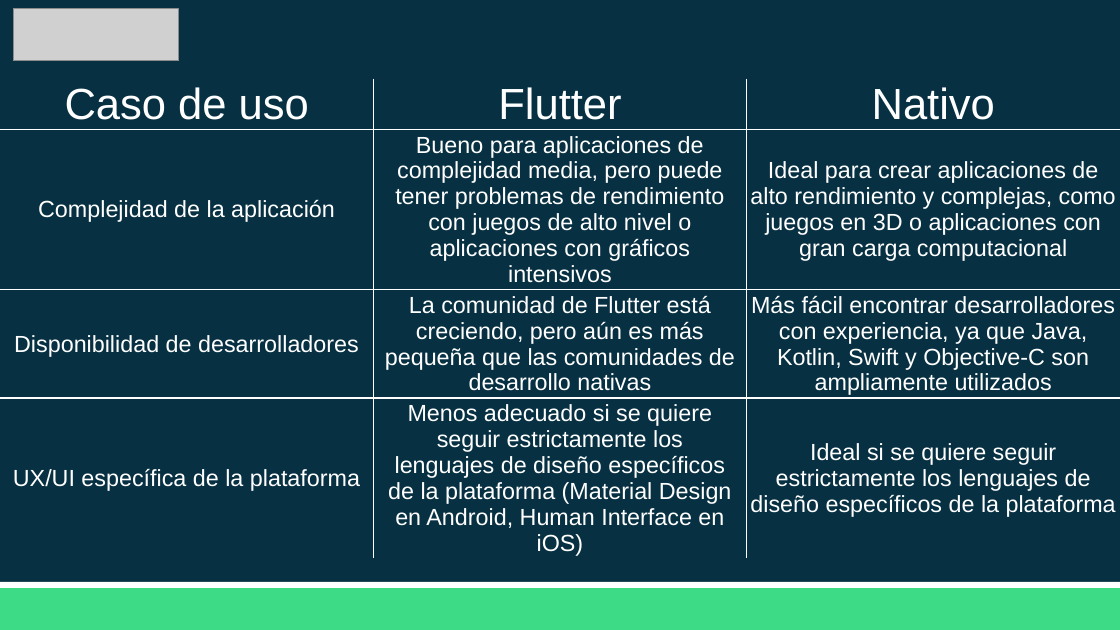
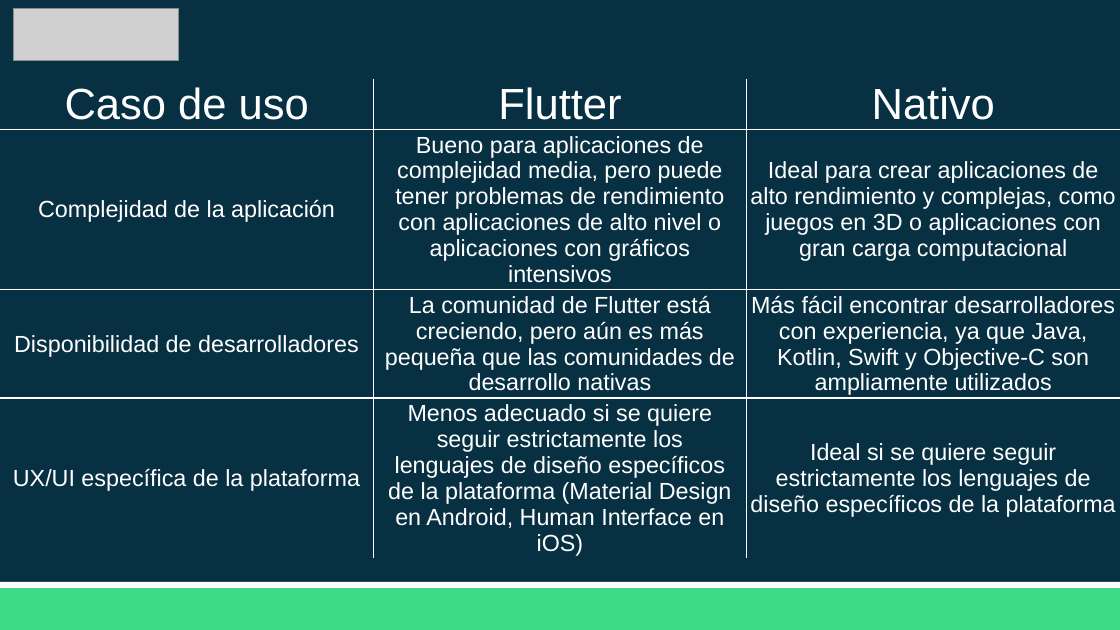
Before and after one commit to Juli0931/AppMoviles241, a slide deck: slide 36 of 0. Curso/Curso.pptx. Drawn at 1120x630 pixels with LibreOffice and Linux fonts; fonts in the diff are those of the drawing; grey boxes stand for pictures. Boxes give left, top, right and bottom in pixels: in the first picture for what was removed or moved away, otherwise in the second. Text is boxed around its words. In the diff, an @@ line names an element or a change of style, - is before the commit and + after.

```diff
--- a/0. Curso/Curso.pptx
+++ b/0. Curso/Curso.pptx
@@ table at box(0, 78, 1119, 560) @@
-row 2, column 2: Bueno para aplicaciones de complejidad media, pero puede tener problemas de rendimiento con juegos de alto nivel o aplicaciones con gráficos intensivos
+row 2, column 2: Bueno para aplicaciones de complejidad media, pero puede tener problemas de rendimiento con aplicaciones de alto nivel o aplicaciones con gráficos intensivos
```
Also in this commit, not shown: 1 other slide changed, 5 other files.
